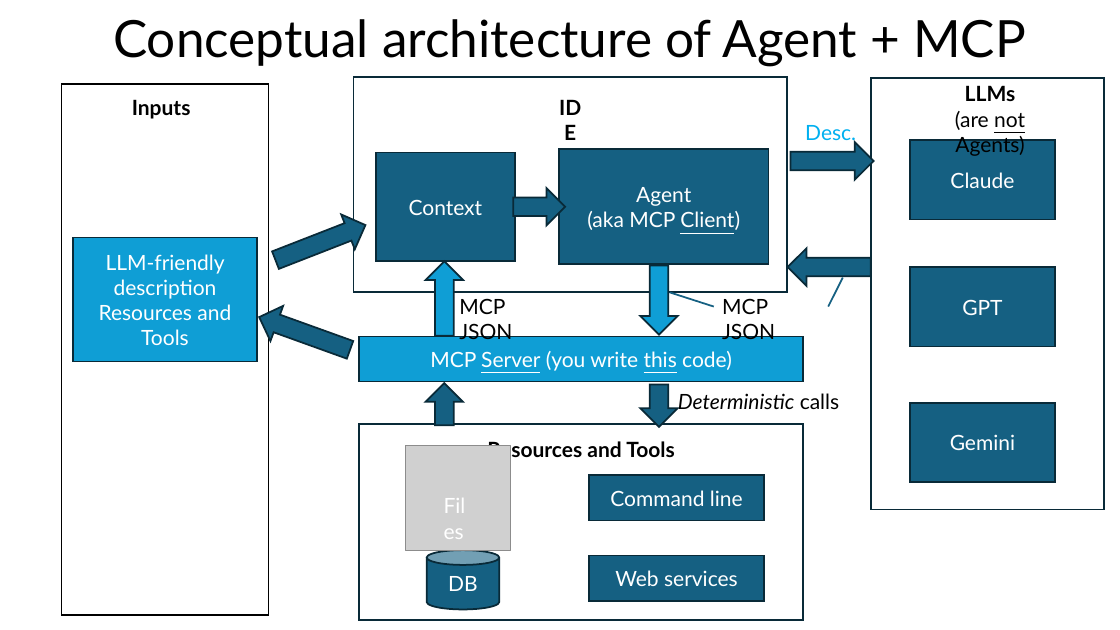
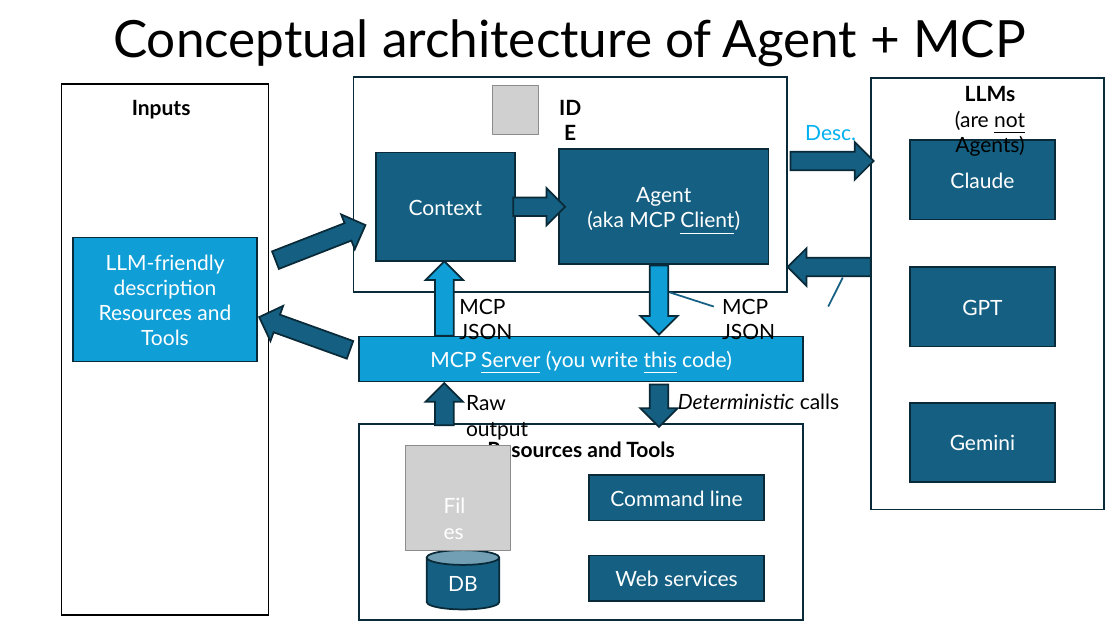
Before and after one commit to RHIT-CSSE/csse290-ai, a slide deck: slide 5 of ClassMaterials/Week9/MCP Servers.pptx. Drawn at 1120x630 pixels with LibreOffice and Linux fonts; fonts in the diff are those of the drawing; grey boxes stand for pictures. Boxes give left, top, right and bottom in pixels: in the first picture for what was removed or moved away, otherwise in the second. Text is boxed around its words. In the diff, an @@ line names an element or a change of style, - is before the commit and + after.

```diff
--- a/ClassMaterials/Week9/MCP Servers.pptx
+++ b/ClassMaterials/Week9/MCP Servers.pptx
@@ picture added at [493,86,539,134] @@
@@ text added at [466,395,528,440], 18 pt, text #000000 @@
+Raw output
```
Also in this commit, not shown: 4 other slides changed.
